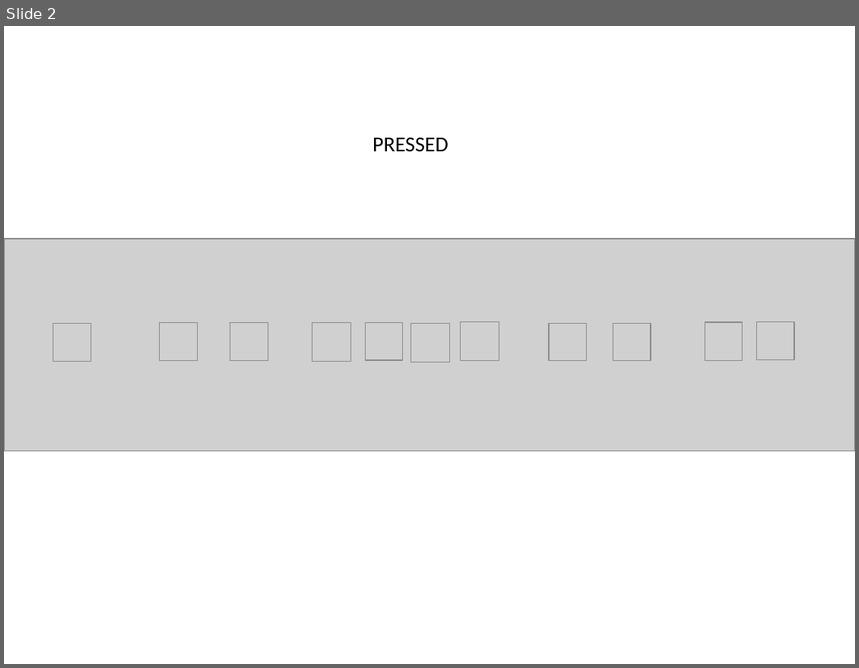
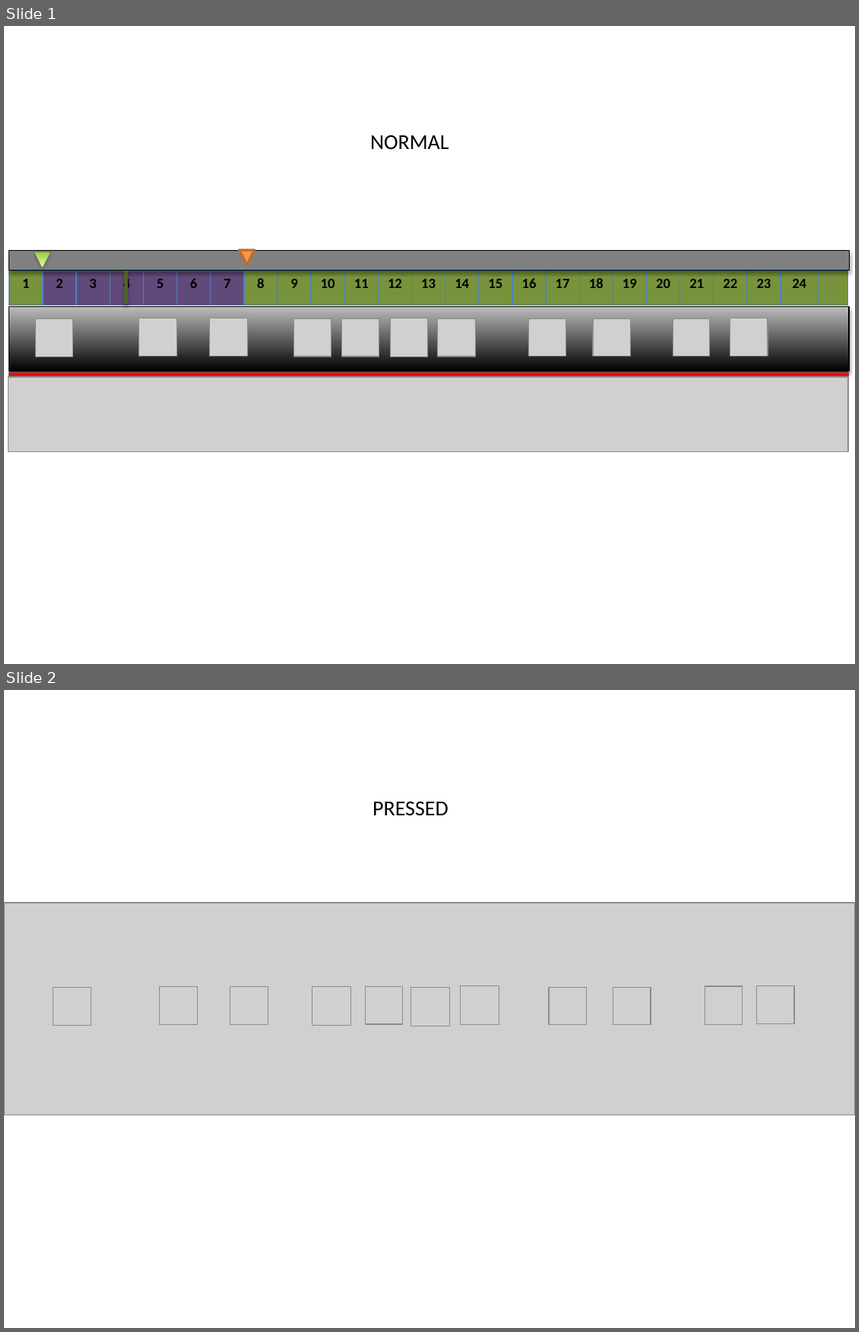
Before and after one commit to etayki/heyDude, a slide deck: GraphicDesign.pptx. Shown one above the other, each under a label of ours: slide 2 before the commit, slides 1 and 2 after it. The pictures are 859x668 and 859x1332 pixels, drawn with LibreOffice and Linux fonts; fonts in the diff are those of the drawing; grey boxes stand for pictures. Boxes give left, top, right and bottom in pixels: in the first picture for what was removed or moved away, otherwise in the second. Text is boxed around its words. In the diff, an @@ line names an element or a change of style, - is before the commit and + after.

```diff
--- a/GraphicDesign.pptx
+++ b/GraphicDesign.pptx
@@ slide 1 added at box(4, 26, 855, 664), background #FFFFFF @@
@@ text added at box(370, 135, 449, 150), 18 pt, text #000000 @@
+NORMAL
@@ rectangle added at box(9, 250, 849, 270), fill #808080, outline #000000 0.75 pt @@
@@ triangle added at box(34, 252, 50, 267), fill gradient #A0CA4A to #DAFFA5 @@
@@ triangle added at box(239, 250, 254, 265), fill #F79646, outline #B76F34 2 pt @@
@@ table added at box(9, 271, 840, 305), 1 rows, 25 columns @@
+1 | 2 | 3 | 4 | 5 | 6 | 7 | 8 | 9 | 10 | 11 | 12 | 13 | 14 | 15 | 16 | 17 | 18 | 19 | 20 | 21 | 22 | 23 | 24 | 
@@ line added from (126, 270) to (126, 304), #4F6228 3 pt @@
@@ rectangle added at box(9, 307, 849, 372), fill gradient #000000 to #BDBDBD, outline #000000 0.75 pt @@
@@ picture added at box(35, 319, 73, 357) @@
@@ picture added at box(139, 318, 177, 357) @@
@@ picture added at box(210, 318, 248, 357) @@
@@ picture added at box(294, 319, 331, 357) @@
@@ picture added at box(342, 319, 379, 357) @@
@@ picture added at box(390, 319, 428, 357) @@
@@ picture added at box(390, 318, 428, 357) @@
@@ picture added at box(438, 319, 475, 357) @@
@@ picture added at box(528, 319, 566, 357) @@
@@ picture added at box(593, 319, 630, 357) @@
@@ picture added at box(673, 319, 709, 357) @@
@@ picture added at box(730, 318, 768, 357) @@
@@ picture added at box(9, 376, 848, 452) @@
@@ rectangle added at box(10, 373, 848, 376), fill #FF0000, outline #8E3B39 2 pt @@
```
Also in this commit, not shown: 1 slide changed, 1 slide removed.
